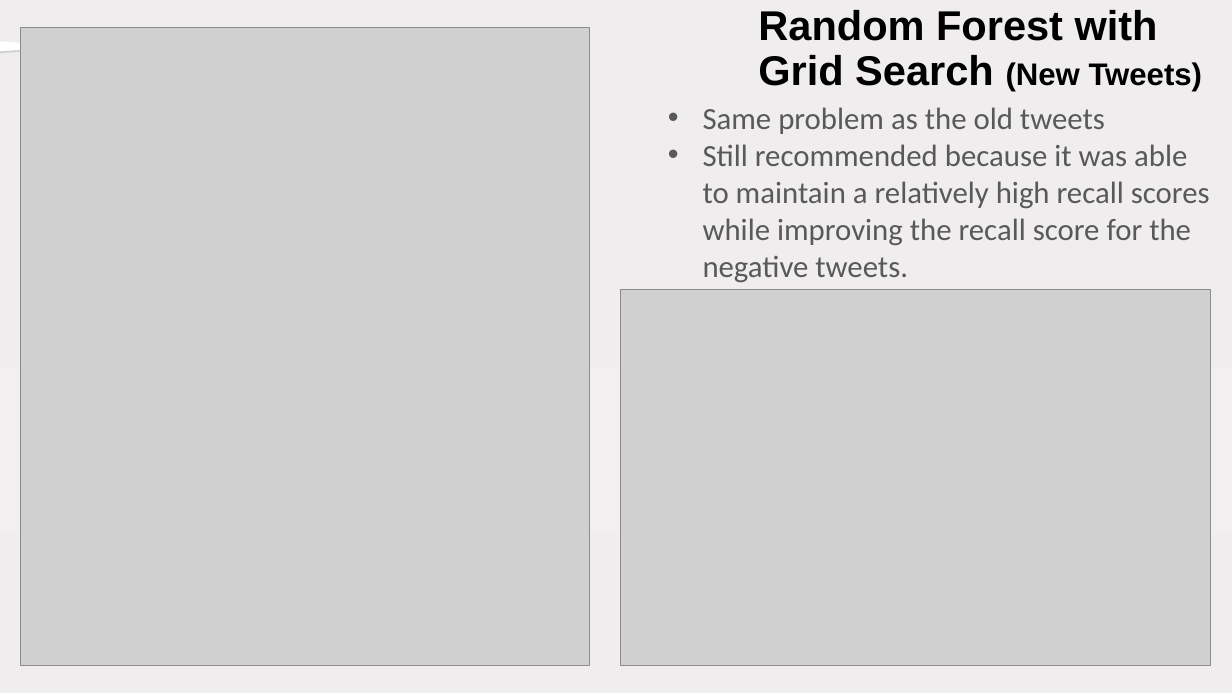
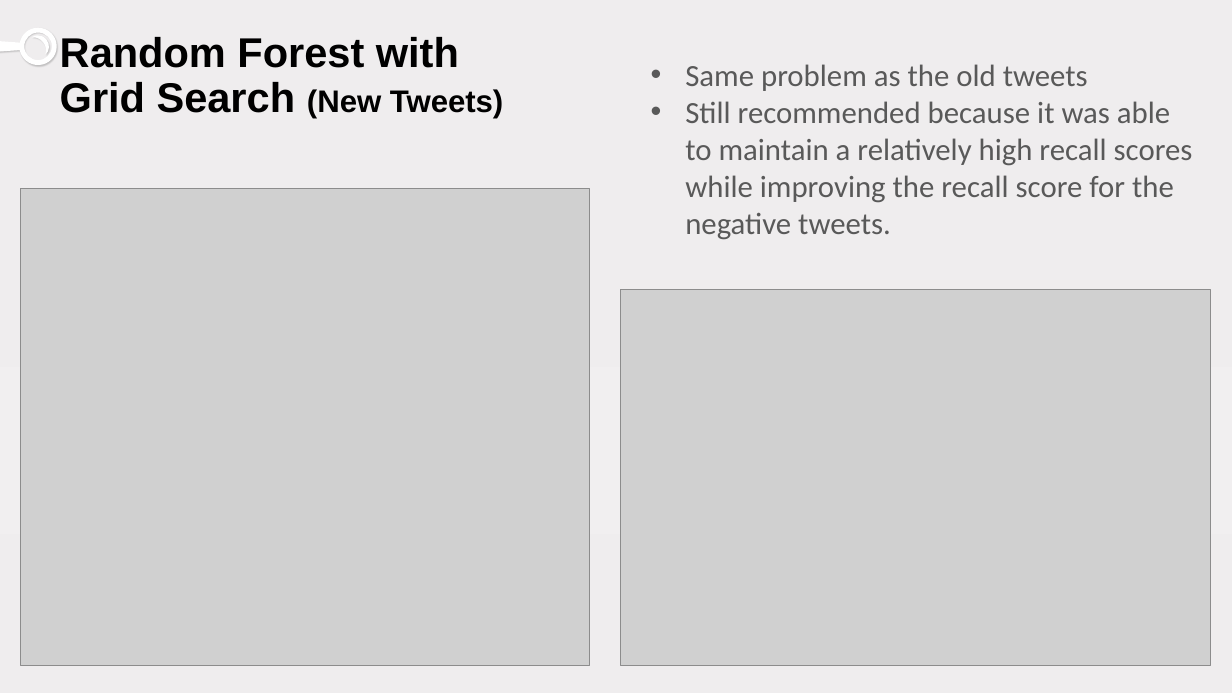
Before and after one commit to samlimish/Project5, a slide deck: slide 6 of twitter.pptx. Drawn at 1232x693 pixels with LibreOffice and Linux fonts; fonts in the diff are those of the drawing; grey boxes stand for pictures. Boxes give left, top, right and bottom in pixels: in the first picture for what was removed or moved away, otherwise in the second. Text is boxed around its words. In the diff, an @@ line names an element or a change of style, - is before the commit and + after.

```diff
--- a/twitter.pptx
+++ b/twitter.pptx
@@ title "Random Forest with Grid Search ...": place and size @@
-title "Random Forest with Grid Search ..." at [758,10,1202,91]
+title "Random Forest with Grid Search ..." at [60,37,503,119]
@@ text "Same problem as the old ...": place and size @@
-text "Same problem as the old ..." at [703,107,1210,283]
+text "Same problem as the old ..." at [685,64,1193,240]
@@ picture: place and size @@
-picture at [21,28,590,666]
+picture at [21,189,590,665]
```
Also in this commit, not shown: 4 other slides changed, 6 slides added, 3 slides removed, 15 other files.
